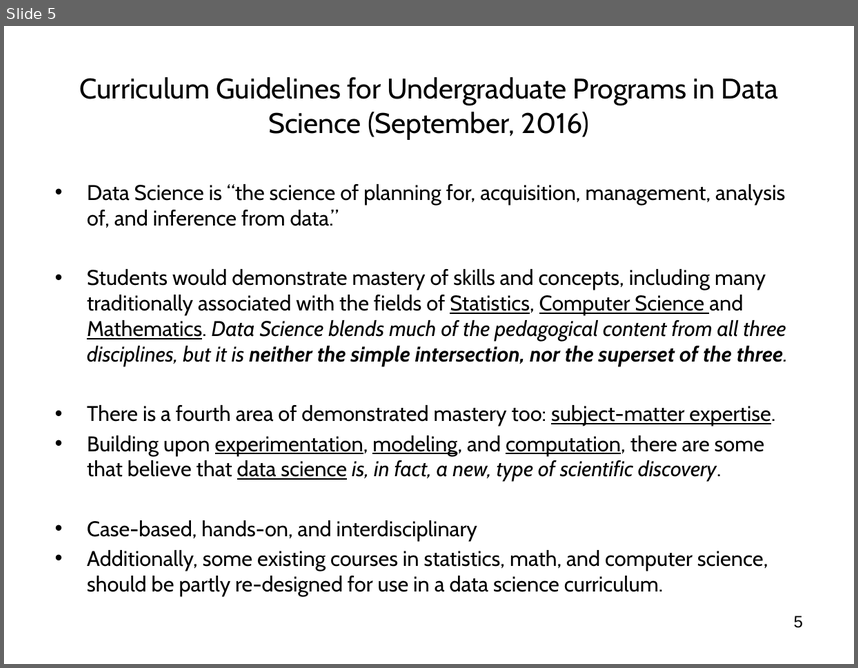
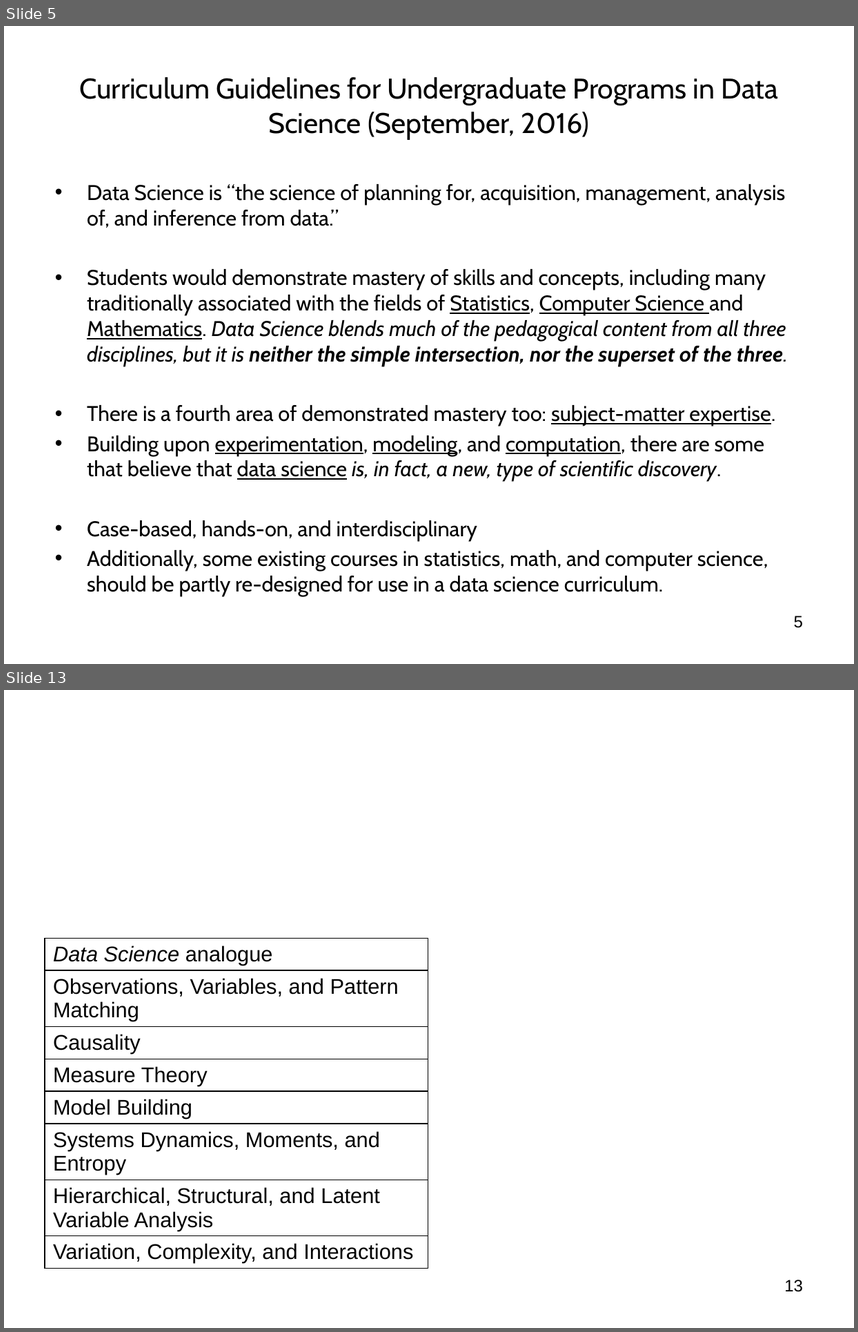
Before and after one commit to wsphd/datajam2018, a slide deck: dj2018.odp. Shown one above the other, each under a label of ours: slide 5 before the commit, slides 5 and 13 after it; the slides between them are not shown. The pictures are 858x668 and 858x1332 pixels, drawn with LibreOffice and Linux fonts; fonts in the diff are those of the drawing. Boxes give left, top, right and bottom in pixels: in the first picture for what was removed or moved away, otherwise in the second. Text is boxed around its words. In the diff, an @@ line names an element or a change of style, - is before the commit and + after.

```diff
--- a/dj2018.odp
+++ b/dj2018.odp
@@ slide 13 added at [4,690,854,1328], background #FFFFFF @@
@@ table added at [45,938,428,1268], 8 rows, 1 columns @@
+Data Science analogue
+Observations, Variables, and Pattern Matching
+Causality
+Measure Theory
+Model Building
+Systems Dynamics, Moments, and Entropy
+Hierarchical, Structural, and Latent Variable Analysis
+Variation, Complexity, and Interactions
@@ page number added at [784,1279,803,1292], 14 pt, text #000000 @@
+13
```
Also in this commit, not shown: 4 slides changed, 18 other slides added.
